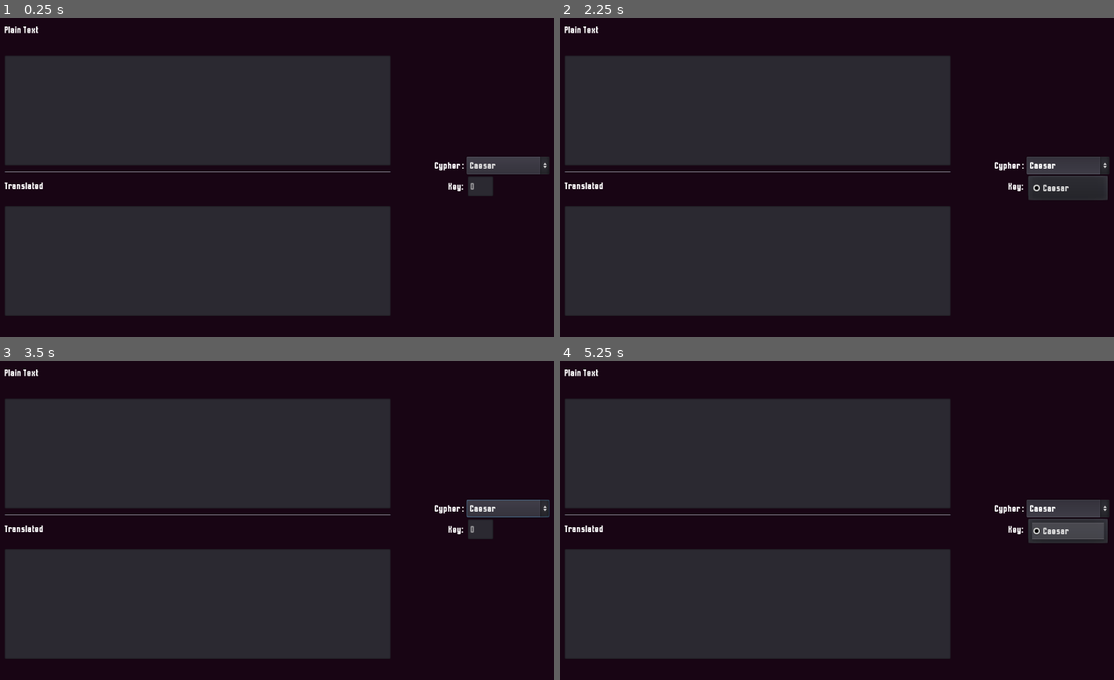
Above: before the commit, frames 1-4 (two rows, left to right).
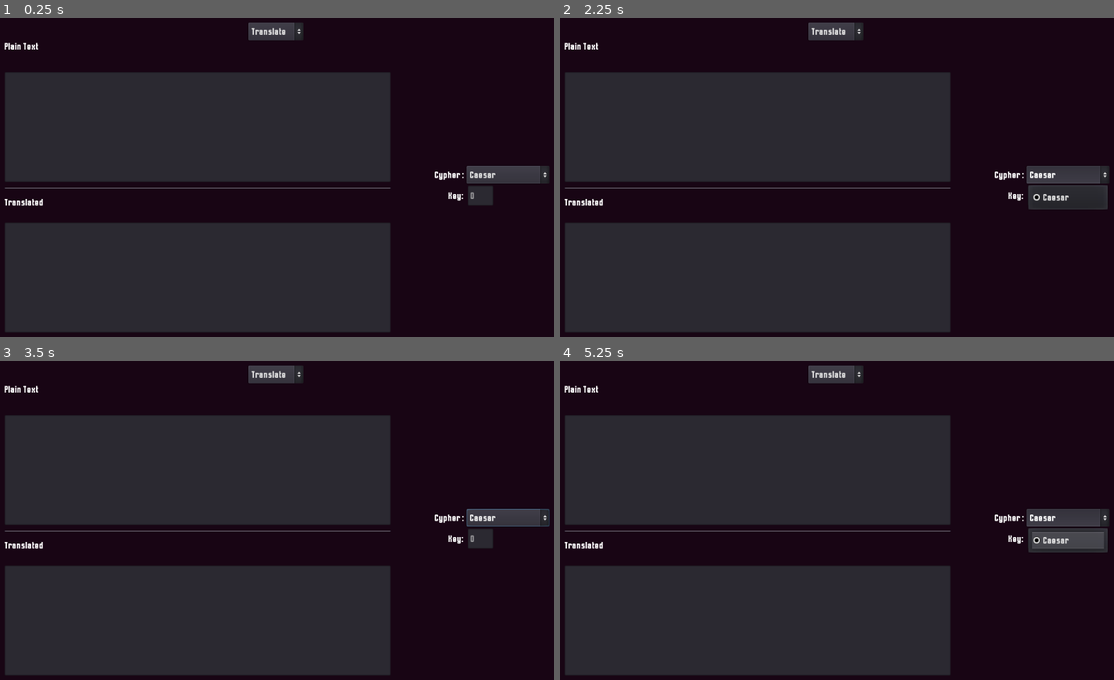
Above: after the commit, the same moments.

Repository: WeissSa/Cipher
Game: Godot game, scene res://UI.tscn
Same seed, same stepped clock (60 frames per second), same inputs: the game is played once before the commit and once after it.
Inputs (mouse positions are in pixels of both pictures, inside the frame that each line leads up to):
- Up to frame 1 (0.25 s): no input
- Up to frame 2 (2.25 s): click "Caesar" at 0.5 s; click (837, 30) at 1.25 s, where only the run after the commit has a clickable "Translate"; click "Caesar" at 2 s
- Up to frame 3 (3.5 s): click (277, 373) at 2.75 s, where only the run after the commit has a clickable "Translate"
- Up to frame 4 (5.25 s): click "Caesar" at 3.5 s; click (837, 373) at 4.25 s, where only the run after the commit has a clickable "Translate"; tap Enter at 5 s

The runs differ from the first frame. In frame 1, 16% of the frame differs, in the area x 0-100%, y 1-99%; in frame 2, 17%; in frame 3, 17%; in frame 4, 17%.

Commit message:
Added Functionality
Added the ability to brute force a Caesar cipher and find the key

Diff:
--- a/UI.gd
+++ b/UI.gd
@@ -1,14 +1,16 @@
 extends Control
 
-onready var cipher_text = $HBoxContainer/VBoxContainer/CipherBox
-onready var normal_text = $HBoxContainer/VBoxContainer/EnglishBox
+onready var cipher_text = $TranslationContainer/VBoxContainer/CipherBox
+onready var normal_text = $TranslationContainer/VBoxContainer/EnglishBox
 
 var translation = ""
-var key = 0
+var translate_key = 0
 
 func _ready():
 	normal_text.text = ""
 	cipher_text.text = ""
+	$TranslationContainer.show()
+	$DecodeContainer.hide()
 
 
 
@@ -22,9 +24,9 @@
 	update_boxes(false)
 
 func update_boxes(if_english):
-	if key > 0:
+	if translate_key > 0:
 		cipher_text.text = translation
-	elif key < 0:
+	elif translate_key < 0:
 		normal_text.text = translation
 	else:
 		if if_english:
@@ -35,22 +37,20 @@
 
 func decode(message):
 	translation = ""
-	key = abs(key)
-	translate(message)
+	translate_key = abs(translate_key)
+	translate(message, translate_key)
 
 
 func encode(message):
 	translation = ""
-	key = abs(key) * -1
-	translate(message)
+	translate_key = abs(translate_key) * -1
+	translate(message, translate_key)
 
-func translate(message):
+func translate(message, key):
 	for letter in message:
 		if (ord(letter) >= ord("A") and ord(letter) <= ord("Z")) or (ord(letter) <= ord("z") and ord(letter) >= ord("a")):#checks to make sure it is a letter
 			var num = ord(letter)
-			print (str(num))
 			num += key
-			print(str(num))
 			if ord(letter) >= ord("A") and ord(letter) <= ord("Z"):#checks for capital
 				if num > ord("Z"):
 					num -= 26
@@ -69,9 +69,35 @@
 func _on_LineEdit_text_changed(new_text):
 	for i in range (len(new_text)): #checks to make sure int is input
 		if not (ord(new_text[i]) < 58 and ord(new_text[i]) > 47):
-			$HBoxContainer/CenterContainer/VBoxContainer2/HBoxContainer/CenterContainer2/KeyEdit.clear()
+			$TranslationContainer/CenterContainer/VBoxContainer2/HBoxContainer/CenterContainer2/KeyEdit.clear()
 		else:
-			key = int($HBoxContainer/CenterContainer/VBoxContainer2/HBoxContainer/CenterContainer2/KeyEdit.text)
-			if key > 26:
-				key = 26
-				$HBoxContainer/CenterContainer/VBoxContainer2/HBoxContainer/CenterContainer2/KeyEdit.text = "26"
+			translate_key = int($TranslationContainer/CenterContainer/VBoxContainer2/HBoxContainer/CenterContainer2/KeyEdit.text)
+			if translate_key > 26:
+				translate_key = 26
+				$TranslationContainer/CenterContainer/VBoxContainer2/HBoxContainer/CenterContainer2/KeyEdit.text = "26"
+
+
+
+func _on_ModeButton_item_selected(index):
+	match index:
+		0:
+			$TranslationContainer.show()
+			$DecodeContainer.hide()
+		1:
+			$TranslationContainer.hide()
+			$DecodeContainer.show()
+
+#code for the decoder is below
+
+var translated_list = ""
+
+func _on_CipherInput_text_changed():
+	$DecodeContainer/VBoxContainer2/CipherOutput.text = ""
+	for i in range (26):
+		translation = ""
+		var decode_key = i
+		translate($DecodeContainer/VBoxContainer/CipherInput.text, decode_key)
+		translated_list += "Key " + str(i) + ": " + translation + "\n"
+	$DecodeContainer/VBoxContainer2/CipherOutput.text = "Translations by key: \n"
+	for j in translated_list:
+		$DecodeContainer/VBoxContainer2/CipherOutput.text += j
--- a/UI.tscn
+++ b/UI.tscn
@@ -30,13 +30,28 @@
 "_edit_use_anchors_": false
 }
 
-[node name="HBoxContainer" type="HBoxContainer" parent="."]
+[node name="ModeButton" type="OptionButton" parent="."]
+anchor_left = 0.5
+anchor_right = 0.5
+margin_left = -50.0
+margin_top = 20.0
+margin_right = 50.0
+margin_bottom = 52.0
+text = "Translate"
+items = [ "Translate", null, false, 0, null, "Decode", null, false, 1, null ]
+selected = 0
+__meta__ = {
+"_edit_use_anchors_": false
+}
+
+[node name="TranslationContainer" type="HBoxContainer" parent="."]
+visible = false
 anchor_left = 0.5
 anchor_top = 0.5
 anchor_right = 0.5
 anchor_bottom = 0.5
 margin_left = -492.0
-margin_top = -280.0
+margin_top = -250.0
 margin_right = 492.0
 margin_bottom = 280.0
 custom_constants/separation = 80
@@ -44,69 +59,69 @@
 "_edit_use_anchors_": false
 }
 
-[node name="VBoxContainer" type="VBoxContainer" parent="HBoxContainer"]
-margin_right = 700.0
-margin_bottom = 560.0
+[node name="VBoxContainer" type="VBoxContainer" parent="TranslationContainer"]
+margin_right = 700.0
+margin_bottom = 534.0
 custom_constants/separation = 10
 
-[node name="EnglishLabel" type="RichTextLabel" parent="HBoxContainer/VBoxContainer"]
+[node name="EnglishLabel" type="RichTextLabel" parent="TranslationContainer/VBoxContainer"]
 margin_right = 700.0
 margin_bottom = 50.0
 rect_min_size = Vector2( 100, 50 )
 text = "Plain Text"
 
-[node name="EnglishBox" type="TextEdit" parent="HBoxContainer/VBoxContainer"]
+[node name="EnglishBox" type="TextEdit" parent="TranslationContainer/VBoxContainer"]
 margin_top = 60.0
 margin_right = 700.0
 margin_bottom = 260.0
 rect_min_size = Vector2( 700, 200 )
 wrap_enabled = true
 
-[node name="HSeparator" type="HSeparator" parent="HBoxContainer/VBoxContainer"]
+[node name="HSeparator" type="HSeparator" parent="TranslationContainer/VBoxContainer"]
 margin_top = 270.0
 margin_right = 700.0
 margin_bottom = 274.0
 
-[node name="CypherLabel" type="RichTextLabel" parent="HBoxContainer/VBoxContainer"]
+[node name="CypherLabel" type="RichTextLabel" parent="TranslationContainer/VBoxContainer"]
 margin_top = 284.0
 margin_right = 700.0
 margin_bottom = 324.0
 rect_min_size = Vector2( 100, 40 )
 text = "Translated"
 
-[node name="CipherBox" type="TextEdit" parent="HBoxContainer/VBoxContainer"]
+[node name="CipherBox" type="TextEdit" parent="TranslationContainer/VBoxContainer"]
 margin_top = 334.0
 margin_right = 700.0
 margin_bottom = 534.0
 rect_min_size = Vector2( 700, 200 )
 wrap_enabled = true
 
-[node name="CenterContainer" type="CenterContainer" parent="HBoxContainer"]
+[node name="CenterContainer" type="CenterContainer" parent="TranslationContainer"]
 margin_left = 780.0
 margin_right = 988.0
-margin_bottom = 560.0
-
-[node name="VBoxContainer2" type="VBoxContainer" parent="HBoxContainer/CenterContainer"]
-margin_top = 244.0
-margin_right = 208.0
-margin_bottom = 316.0
-
-[node name="HBoxContainer2" type="HBoxContainer" parent="HBoxContainer/CenterContainer/VBoxContainer2"]
+margin_bottom = 534.0
+
+[node name="VBoxContainer2" type="VBoxContainer" parent="TranslationContainer/CenterContainer"]
+margin_top = 231.0
+margin_right = 208.0
+margin_bottom = 303.0
+
+[node name="HBoxContainer2" type="HBoxContainer" parent="TranslationContainer/CenterContainer/VBoxContainer2"]
 margin_right = 208.0
 margin_bottom = 32.0
 
-[node name="Label" type="Label" parent="HBoxContainer/CenterContainer/VBoxContainer2/HBoxContainer2"]
+[node name="Label" type="Label" parent="TranslationContainer/CenterContainer/VBoxContainer2/HBoxContainer2"]
 margin_top = 3.0
 margin_right = 54.0
 margin_bottom = 29.0
 text = "Cypher :"
 
-[node name="CenterContainer" type="CenterContainer" parent="HBoxContainer/CenterContainer/VBoxContainer2/HBoxContainer2"]
+[node name="CenterContainer" type="CenterContainer" parent="TranslationContainer/CenterContainer/VBoxContainer2/HBoxContainer2"]
 margin_left = 58.0
 margin_right = 208.0
 margin_bottom = 32.0
 
-[node name="CypherOptions" type="OptionButton" parent="HBoxContainer/CenterContainer/VBoxContainer2/HBoxContainer2/CenterContainer"]
+[node name="CypherOptions" type="OptionButton" parent="TranslationContainer/CenterContainer/VBoxContainer2/HBoxContainer2/CenterContainer"]
 margin_right = 150.0
 margin_bottom = 32.0
 rect_min_size = Vector2( 150, 32 )
@@ -114,33 +129,84 @@
 items = [ "Caesar", null, false, 0, null ]
 selected = 0
 
-[node name="HBoxContainer" type="HBoxContainer" parent="HBoxContainer/CenterContainer/VBoxContainer2"]
+[node name="HBoxContainer" type="HBoxContainer" parent="TranslationContainer/CenterContainer/VBoxContainer2"]
 margin_top = 36.0
 margin_right = 208.0
 margin_bottom = 72.0
 
-[node name="VSeparator" type="VSeparator" parent="HBoxContainer/CenterContainer/VBoxContainer2/HBoxContainer"]
+[node name="VSeparator" type="VSeparator" parent="TranslationContainer/CenterContainer/VBoxContainer2/HBoxContainer"]
 modulate = Color( 1, 1, 1, 0 )
 margin_right = 21.0
 margin_bottom = 36.0
 rect_min_size = Vector2( 21, 0 )
 
-[node name="Label" type="Label" parent="HBoxContainer/CenterContainer/VBoxContainer2/HBoxContainer"]
+[node name="Label" type="Label" parent="TranslationContainer/CenterContainer/VBoxContainer2/HBoxContainer"]
 margin_left = 25.0
 margin_top = 5.0
 margin_right = 56.0
 margin_bottom = 31.0
 text = "Key: "
 
-[node name="CenterContainer2" type="CenterContainer" parent="HBoxContainer/CenterContainer/VBoxContainer2/HBoxContainer"]
+[node name="CenterContainer2" type="CenterContainer" parent="TranslationContainer/CenterContainer/VBoxContainer2/HBoxContainer"]
 margin_left = 60.0
 margin_right = 106.0
 margin_bottom = 36.0
 
-[node name="KeyEdit" type="LineEdit" parent="HBoxContainer/CenterContainer/VBoxContainer2/HBoxContainer/CenterContainer2"]
+[node name="KeyEdit" type="LineEdit" parent="TranslationContainer/CenterContainer/VBoxContainer2/HBoxContainer/CenterContainer2"]
 margin_right = 46.0
 margin_bottom = 36.0
 placeholder_text = "0"
-[connection signal="text_changed" from="HBoxContainer/VBoxContainer/EnglishBox" to="." method="_on_EnglishBox_text_changed"]
-[connection signal="text_changed" from="HBoxContainer/VBoxContainer/CipherBox" to="." method="_on_CipherBox_text_changed"]
-[connection signal="text_changed" from="HBoxContainer/CenterContainer/VBoxContainer2/HBoxContainer/CenterContainer2/KeyEdit" to="." method="_on_LineEdit_text_changed"]
+
+[node name="DecodeContainer" type="HBoxContainer" parent="."]
+anchor_left = 0.5
+anchor_top = 0.5
+anchor_right = 0.5
+anchor_bottom = 0.5
+margin_left = -375.0
+margin_top = -265.0
+margin_right = 375.0
+margin_bottom = 265.0
+custom_constants/separation = 150
+__meta__ = {
+"_edit_use_anchors_": false,
+"_editor_description_": ""
+}
+
+[node name="VBoxContainer" type="VBoxContainer" parent="DecodeContainer"]
+margin_right = 300.0
+margin_bottom = 530.0
+rect_min_size = Vector2( 300, 500 )
+
+[node name="Label" type="Label" parent="DecodeContainer/VBoxContainer"]
+margin_right = 300.0
+margin_bottom = 26.0
+text = "Ciphered Text (Caesar Cipher)"
+
+[node name="CipherInput" type="TextEdit" parent="DecodeContainer/VBoxContainer"]
+margin_top = 30.0
+margin_right = 300.0
+margin_bottom = 530.0
+rect_min_size = Vector2( 300, 500 )
+
+[node name="VBoxContainer2" type="VBoxContainer" parent="DecodeContainer"]
+margin_left = 450.0
+margin_right = 750.0
+margin_bottom = 530.0
+rect_min_size = Vector2( 300, 500 )
+
+[node name="Label" type="Label" parent="DecodeContainer/VBoxContainer2"]
+margin_right = 300.0
+margin_bottom = 26.0
+text = "Deciphered Text "
+
+[node name="CipherOutput" type="TextEdit" parent="DecodeContainer/VBoxContainer2"]
+margin_top = 30.0
+margin_right = 300.0
+margin_bottom = 530.0
+rect_min_size = Vector2( 300, 500 )
+readonly = true
+[connection signal="item_selected" from="ModeButton" to="." method="_on_ModeButton_item_selected"]
+[connection signal="text_changed" from="TranslationContainer/VBoxContainer/EnglishBox" to="." method="_on_EnglishBox_text_changed"]
+[connection signal="text_changed" from="TranslationContainer/VBoxContainer/CipherBox" to="." method="_on_CipherBox_text_changed"]
+[connection signal="text_changed" from="TranslationContainer/CenterContainer/VBoxContainer2/HBoxContainer/CenterContainer2/KeyEdit" to="." method="_on_LineEdit_text_changed"]
+[connection signal="text_changed" from="DecodeContainer/VBoxContainer/CipherInput" to="." method="_on_CipherInput_text_changed"]
